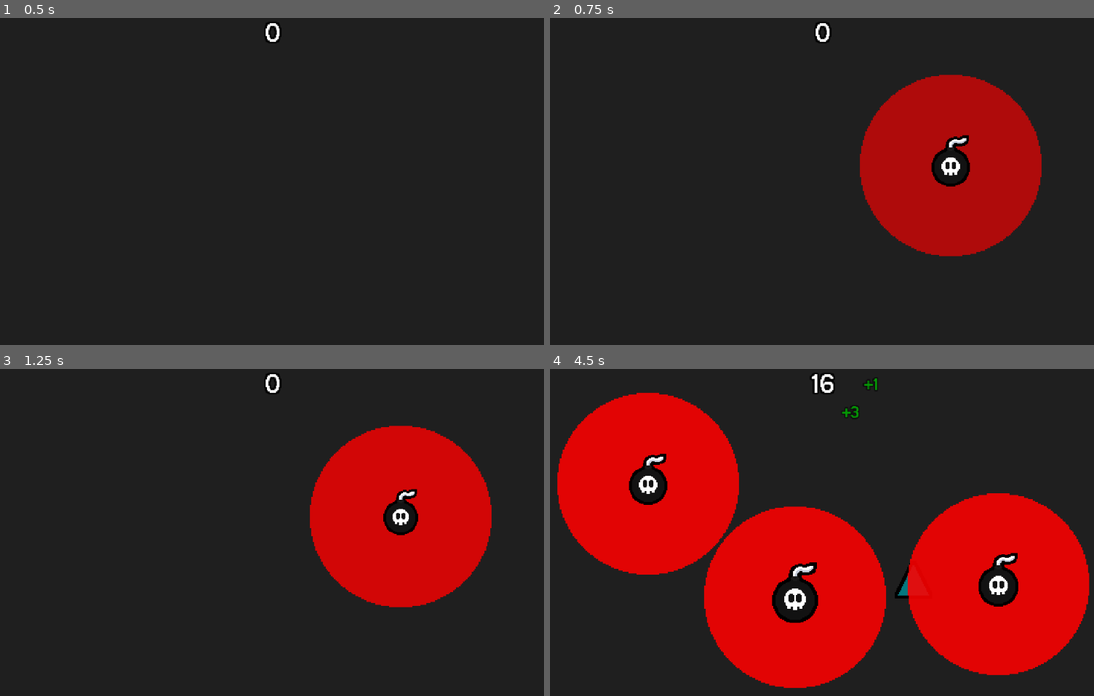
Above: before the commit, frames 1-4 (two rows, left to right).
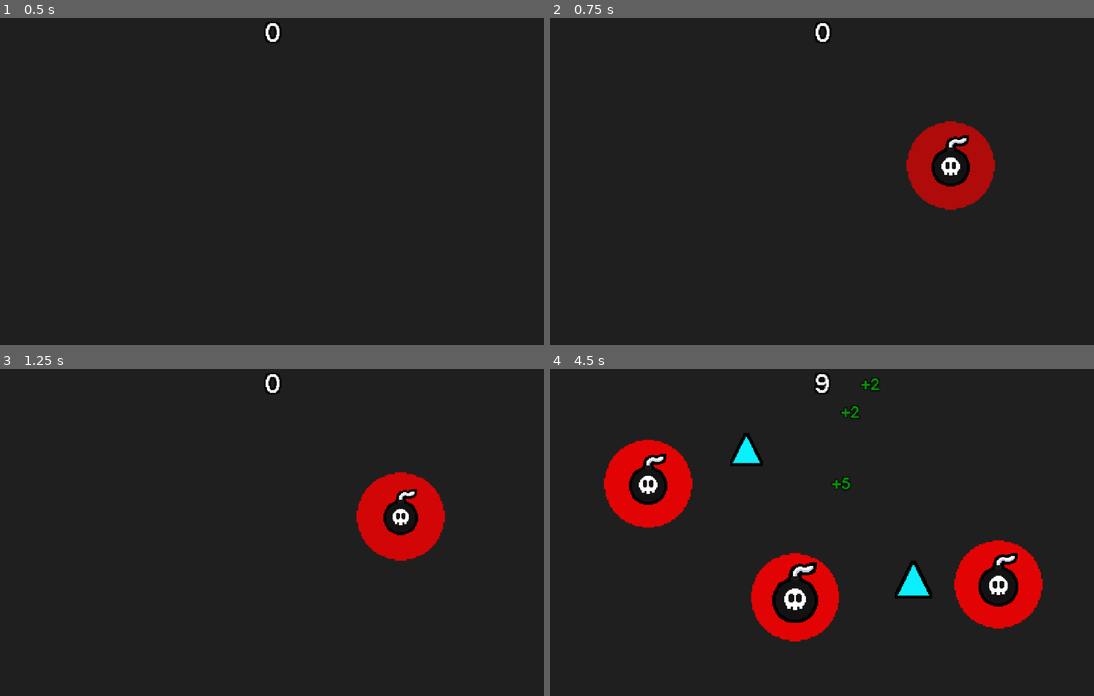
Above: after the commit, the same moments.

Repository: SpicyTime/BlastForge
Game: Godot game, scene res://main/main.tscn
Two runs of this game, one before a commit and one after it. Both use one fixed random seed, a clock stepped at 60 frames per second and the inputs below. The engine's default icon, where the game draws it, is replaced by a stand-in: a white triangle on a blue panel in a dark square.
Inputs (mouse positions are in pixels of both pictures, inside the frame that each line leads up to):
- Up to frame 1 (0.5 s): no input
- Up to frame 2 (0.75 s): tap Enter at 0.5 s; move the mouse to (952, 165) at 0.52 s; click (952, 165) at 0.6 s
- Up to frame 3 (1.25 s): no input
- Up to frame 4 (4.5 s): move the mouse to (707, 548) at 1.27 s; click (707, 548) at 1.35 s; move the mouse to (881, 460) at 2.02 s; click (881, 460) at 2.1 s; move the mouse to (794, 597) at 2.77 s; click (794, 597) at 2.85 s; move the mouse to (996, 581) at 3.52 s; click (996, 581) at 3.6 s; move the mouse to (647, 483) at 4.27 s; click (647, 483) at 4.35 s

Frame 1 is identical in both runs. In frame 2, 11% of the frame differs, in the area x 56-91%, y 17-73%; in frame 3, 11%; in frame 4, 35%, in the area x 1-100%, y 1-98%.

Commit message:
Moved Spawning stats to the Stat Manager and refactored how the size is chosen

Diff:
--- a/breakables/shape_data.gd
+++ b/breakables/shape_data.gd
@@ -6,23 +6,3 @@
 @export var health_amount: int = 0
 @export var base_point_value: int = 1
 @export var shape_collider: Shape2D
-@export var size_type_weights: Dictionary[Enums.ShapeSize, float] = {
-	Enums.ShapeSize.SMALL : 1.0,
-	Enums.ShapeSize.MEDIUM : 1.0,
-	Enums.ShapeSize.LARGE : 1.0
-}
-
-func calc_size_weight_total() -> float:
-	var total_weight: float = 0.0
-	for weight in size_type_weights:
-		total_weight += weight
-	return total_weight
-
-
-func choose_random_size() -> Enums.ShapeSize:
-	var weight_roll: float = randf() * calc_size_weight_total()
-	# Goes through the weights to eventually choose the type
-	for size_type in size_type_weights.keys():
-		weight_roll -= size_type_weights[size_type]
-		if weight_roll <= 0.0: return size_type
-	return Enums.ShapeSize.SMALL
--- a/game/breakable_spawner.gd
+++ b/game/breakable_spawner.gd
@@ -1,25 +1,7 @@
 extends Node2D
-const MIN_SPAWN_VALUE: float = 0.0
 var spawn_time_passed: float = 0.0
 var despawn_time_passed: float = 0.0
-var spawn_limit: int = 20
-var spawn_time_limit: float = 1.3
-var despawn_time_limit: float = spawn_time_limit * 2.1
-var despawn_threshold: int = int(spawn_limit / 1.5)
-var bunch_spawn_chance: float = 0.08
-var breakable_type_weights: Dictionary[Enums.BreakableType, float] = {
-	Enums.BreakableType.NORMAL : 1.0,
-	Enums.BreakableType.EXPLOSIVE : 0.0,
-	Enums.BreakableType.SPAWNER : 0.0
-}
 
-var shape_type_weights: Dictionary[Enums.ShapeType, float] = {
-	Enums.ShapeType.TRIANGLE : 1.0,
-	Enums.ShapeType.SQUARE : 0.0,
-	Enums.ShapeType.PENTAGON : 0.0,
-	Enums.ShapeType.HEXAGON : 0.0,
-	Enums.ShapeType.CIRCLE : 0.0
-}
 
 var breakable_type_lookup: Dictionary[Enums.BreakableType, String] = {
 	Enums.BreakableType.NORMAL : "normal",
@@ -57,7 +39,7 @@
 	# Initializes the data for the desired shape (based off of the name)
 	var shape_data: ShapeData = load(Constants.SHAPE_RESOURCE_PATH_START + shape_type_lookup[shape_type] + Constants.SHAPE_RESOURCE_PATH_END).duplicate()
 	shape_data.shape_type = shape_type
-	shape_data.shape_size = shape_data.choose_random_size()
+	shape_data.shape_size = _choose_random_shape_size(shape_type)
 	# Initializes the shape component
 	var packed_shape_component: PackedScene = load(Constants.SHAPE_COMPONENT_PATH)
 	var shape_component_instance: ShapeComponent = packed_shape_component.instantiate()
@@ -82,13 +64,13 @@
 func _handle_breakable_auto_spawn(delta: float) -> void:
 	spawn_time_passed += delta
 	var world_spawn_bounds: Array[int] = [-275, 275, -150, 150]
-	if spawn_time_passed >= spawn_time_limit:
+	if spawn_time_passed >= StatManager.get_breakable_spawn_time():
 
 		spawn_time_passed = 0.0
-		if get_child_count() < spawn_limit:
+		if get_child_count() < StatManager.get_breakable_spawn_limit():
 
 			var bunch_spawn_roll: float = randf()
-			if bunch_spawn_roll <= bunch_spawn_chance:
+			if bunch_spawn_roll <= StatManager.get_breakable_bunch_spawn_chance():
 
 				var breakable_position: Vector2 = _choose_random_pos(world_spawn_bounds)
 				var breakable_bunch_spawn_number: int = 2
@@ -115,27 +97,23 @@
 
 func _handle_breakable_auto_despawn(delta) -> void:
 	despawn_time_passed += delta
-	if despawn_time_passed >= despawn_time_limit and get_child_count() >= despawn_threshold:
+	if despawn_time_passed >= StatManager.get_breakable_despawn_time() and get_child_count() >= StatManager.get_despawn_threshold():
 		despawn_time_passed = 0.0
 		get_child(0).handle_despawn()
 
-# Adds all the weights in the shape type weight table
-func _calc_shape_weight_total() -> float:
+# Generic weighted table total function
+func _calc_weighted_table_total(weighted_table: Dictionary) -> float:
 	var total: float = 0.0
-	for value in shape_type_weights.values():
+	for value in weighted_table:
 		total += value
 	return total
 
-# Adds all the weights in the breakable type weight table
-func _calc_breakable_weight_total() -> float:
-	var total: float = 0.0
-	for value in breakable_type_weights.values():
-		total += value
-	return total
+
 
 # Chooses a random shape type based off of a weighted table
 func _choose_random_shape_type() -> Enums.ShapeType:
-	var weight_roll: float = randf() * _calc_shape_weight_total()
+	var shape_type_weights: Dictionary[Enums.ShapeType, float] = StatManager.get_shape_type_weights()
+	var weight_roll: float = randf() * _calc_weighted_table_total(shape_type_weights)
 	# Goes through the weights to eventually choose the type
 	for shape_type in shape_type_weights.keys():
 		weight_roll -= shape_type_weights[shape_type]
@@ -145,12 +123,22 @@
 
 # Chooses a random breakable type based off of a weighted table
 func _choose_random_breakable_type() -> Enums.BreakableType:
-	var weight_roll: float = randf() * _calc_breakable_weight_total()
+	var breakable_type_weights: Dictionary[Enums.BreakableType, float] = StatManager.get_breakable_type_weights()
+	var weight_roll: float = randf() * _calc_weighted_table_total(breakable_type_weights)
 	# Goes through the weights to eventually choose the type
 	for breakable_type in breakable_type_weights.keys():
 		weight_roll -= breakable_type_weights[breakable_type]
 		if weight_roll <= 0.0: return breakable_type
 	return Enums.BreakableType.NORMAL
+
+
+func _choose_random_shape_size(shape_type: Enums.ShapeType) -> Enums.ShapeSize:
+	var size_type_weights: Dictionary[Enums.ShapeSize, float] = StatManager.get_shape_size_weights(shape_type)
+	var weight_roll: float = randf() * _calc_weighted_table_total(size_type_weights)
+	for size_type in size_type_weights.keys():
+		weight_roll -= size_type_weights[size_type]
+		if weight_roll <= 0.0: return size_type
+	return Enums.ShapeSize.SMALL
 
 
 func _choose_random_pos(spawn_position_bounds: Array[int]) -> Vector2:
@@ -160,10 +148,11 @@
 	var bottom: int = spawn_position_bounds[3]
 	var viewport_size: Vector2 = get_viewport_rect().size
 	# Makes sure that the bounds are not outside the viewport
-	clamp(left, -viewport_size.x / 2,  MIN_SPAWN_VALUE)
-	clamp(bottom, viewport_size.y / 2, MIN_SPAWN_VALUE)
-	clamp(right, viewport_size.x / 2, MIN_SPAWN_VALUE)
-	clamp(top, -viewport_size.y / 2, MIN_SPAWN_VALUE)
+
+	left   = clamp(left, -viewport_size.x / 2, 0)
+	right  = clamp(right, 0, viewport_size.x / 2)
+	top    = clamp(top, -viewport_size.y / 2, 0)
+	bottom = clamp(bottom, 0, viewport_size.y / 2)
 
 	var x: float = randf_range(left, right)
 	var y: float = randf_range(bottom, top)
--- a/main/autoloads/stat_manager.gd
+++ b/main/autoloads/stat_manager.gd
@@ -1,8 +1,62 @@
 extends Node
+# Explosives
 var explosive_damage: int = 100
-var explosive_explosion_radius: float = 100
+var explosive_explosion_radius: float = 48
 var explosive_place_delay: float = 0.2
-const COLLIDER_TO_SHADER_RATIO: float = 0.0155
+# Breakable Spawning
+var breakable_spawn_limit: int = 20
+var breakable_bunch_spawn_chance: float = 0.08
+var breakable_spawn_time: float = 1.3
+var despawn_time_multiplier: float = 2.1
+var despawn_threshold: float = breakable_spawn_limit * 0.75
+var breakable_type_weights: Dictionary[Enums.BreakableType, float] = {
+	Enums.BreakableType.NORMAL : 1.0,
+	Enums.BreakableType.EXPLOSIVE : 0.0,
+	Enums.BreakableType.SPAWNER : 0.0
+}
+
+var shape_type_weights: Dictionary[Enums.ShapeType, float] = {
+	Enums.ShapeType.TRIANGLE : 1.0,
+	Enums.ShapeType.SQUARE : 0.0,
+	Enums.ShapeType.PENTAGON : 0.0,
+	Enums.ShapeType.HEXAGON : 0.0,
+	Enums.ShapeType.CIRCLE : 0.0
+}
+
+var triangle_size_weights: Dictionary[Enums.ShapeSize, float] = {
+	Enums.ShapeSize.SMALL : 1.0,
+	Enums.ShapeSize.MEDIUM : 1.0,
+	Enums.ShapeSize.LARGE : 1.0
+}
+var square_size_weights: Dictionary[Enums.ShapeSize, float] = {
+	Enums.ShapeSize.SMALL : 1.0,
+	Enums.ShapeSize.MEDIUM : 1.0,
+	Enums.ShapeSize.LARGE : 1.0
+}
+var pentagon_size_weights: Dictionary[Enums.ShapeSize, float] = {
+	Enums.ShapeSize.SMALL : 1.0,
+	Enums.ShapeSize.MEDIUM : 1.0,
+	Enums.ShapeSize.LARGE : 1.0
+}
+var hexagon_size_weights: Dictionary[Enums.ShapeSize, float] = {
+	Enums.ShapeSize.SMALL : 1.0,
+	Enums.ShapeSize.MEDIUM : 1.0,
+	Enums.ShapeSize.LARGE : 1.0
+}
+var circle_size_weights: Dictionary[Enums.ShapeSize, float] = {
+	Enums.ShapeSize.SMALL : 1.0,
+	Enums.ShapeSize.MEDIUM : 1.0,
+	Enums.ShapeSize.LARGE : 1.0
+}
+
+var type_size_weight_table_lookup: Dictionary[Enums.ShapeType, Dictionary] = {
+	Enums.ShapeType.TRIANGLE : triangle_size_weights,
+	Enums.ShapeType.SQUARE : square_size_weights,
+	Enums.ShapeType.PENTAGON : pentagon_size_weights,
+	Enums.ShapeType.HEXAGON : hexagon_size_weights,
+	Enums.ShapeType.CIRCLE : circle_size_weights
+}
+
 func get_explosive_damage() -> int:
 	return explosive_damage
 
@@ -17,3 +71,35 @@
 
 func get_place_delay() -> float:
 	return explosive_place_delay
+
+
+func get_breakable_spawn_limit() -> int:
+	return breakable_spawn_limit
+
+
+func get_breakable_bunch_spawn_chance() -> float:
+	return breakable_bunch_spawn_chance
+
+
+func get_shape_type_weights() -> Dictionary[Enums.ShapeType, float]:
+	return shape_type_weights
+
+
+func get_breakable_type_weights() -> Dictionary[Enums.BreakableType, float]:
+	return breakable_type_weights
+
+
+func get_breakable_spawn_time() -> float:
+	return breakable_spawn_time
+
+
+func get_breakable_despawn_time() -> float:
+	return get_breakable_spawn_time() * despawn_time_multiplier
+
+
+func get_despawn_threshold() -> float:
+	return despawn_threshold
+
+
+func get_shape_size_weights(shape_type: Enums.ShapeType) -> Dictionary[Enums.ShapeSize, float]:
+	return type_size_weight_table_lookup[shape_type]
